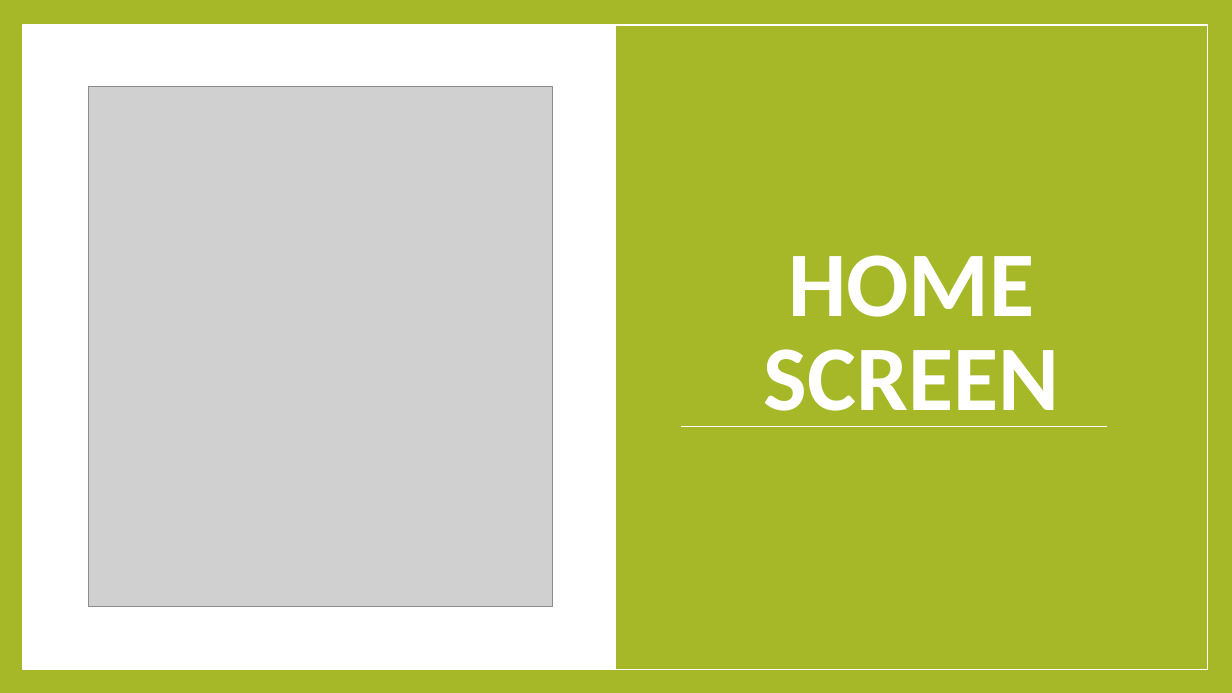
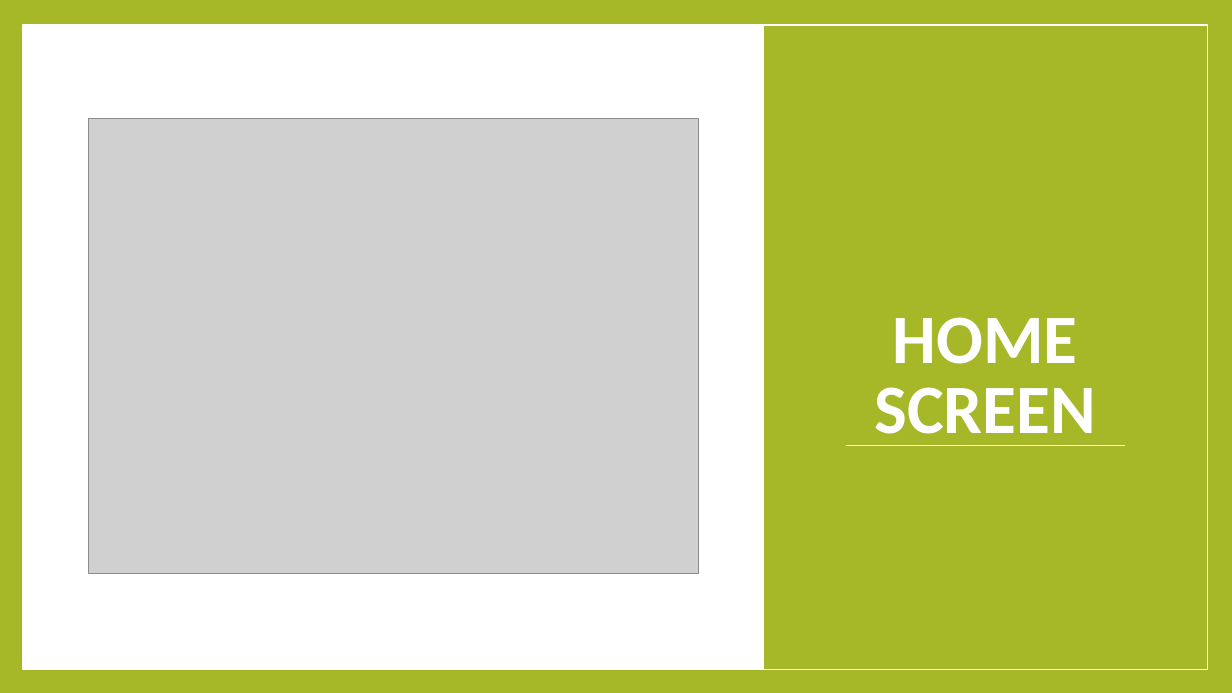
Before and after one commit to majdsalameh1211/VisoSpeak, a slide deck: slide 19 of Phase 1 Presentation.pptx (slide 22 before the commit). Drawn at 1232x693 pixels with LibreOffice and Linux fonts; fonts in the diff are those of the drawing; grey boxes stand for pictures. Boxes give left, top, right and bottom in pixels: in the first picture for what was removed or moved away, otherwise in the second. Text is boxed around its words. In the diff, an @@ line names an element or a change of style, - is before the commit and + after.

```diff
--- a/Phase 1 Presentation.pptx
+++ b/Phase 1 Presentation.pptx
@@ rectangle: place and size @@
-rectangle at [616, 25, 1208, 669]
+rectangle at [763, 25, 1208, 669]
@@ title "HOME SCREEN": place and size @@
-title "HOME SCREEN" at [764, 255, 1059, 427]
+title "HOME SCREEN" at [875, 317, 1096, 446]
@@ title "HOME SCREEN" at [875, 317, 1096, 446]: size 72 to 54 pt @@
@@ picture: place and size @@
-picture at [88, 87, 552, 606]
+picture at [88, 119, 699, 575]
@@ line moved from (681, 427) - (1107, 427) to (846, 445) - (1126, 445) @@
```
Also in this commit, not shown: 20 other slides changed, 2 slides added, 5 slides removed.
